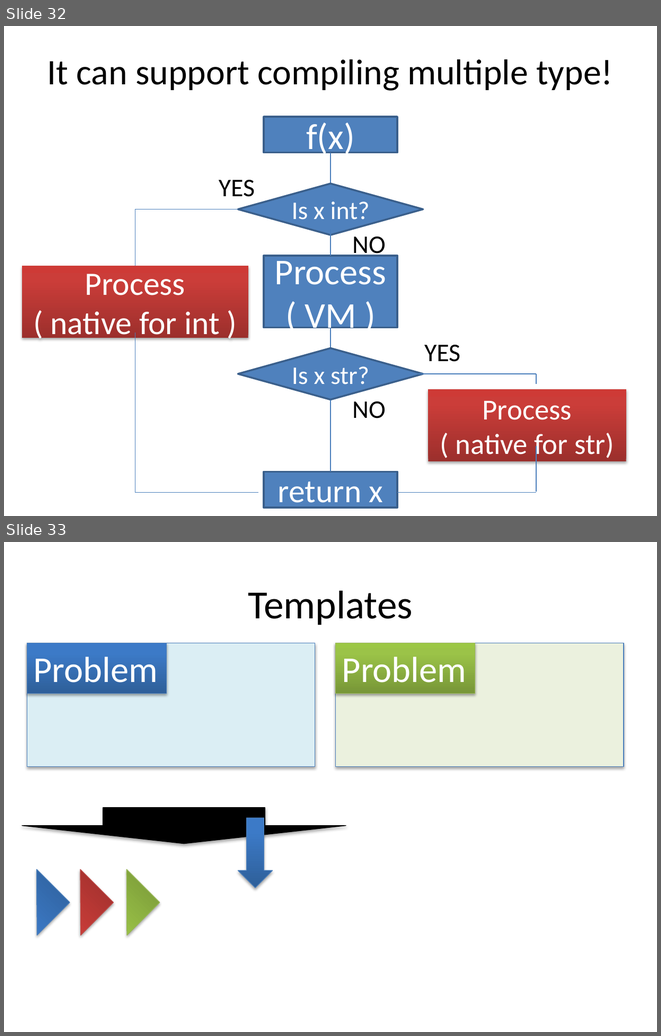
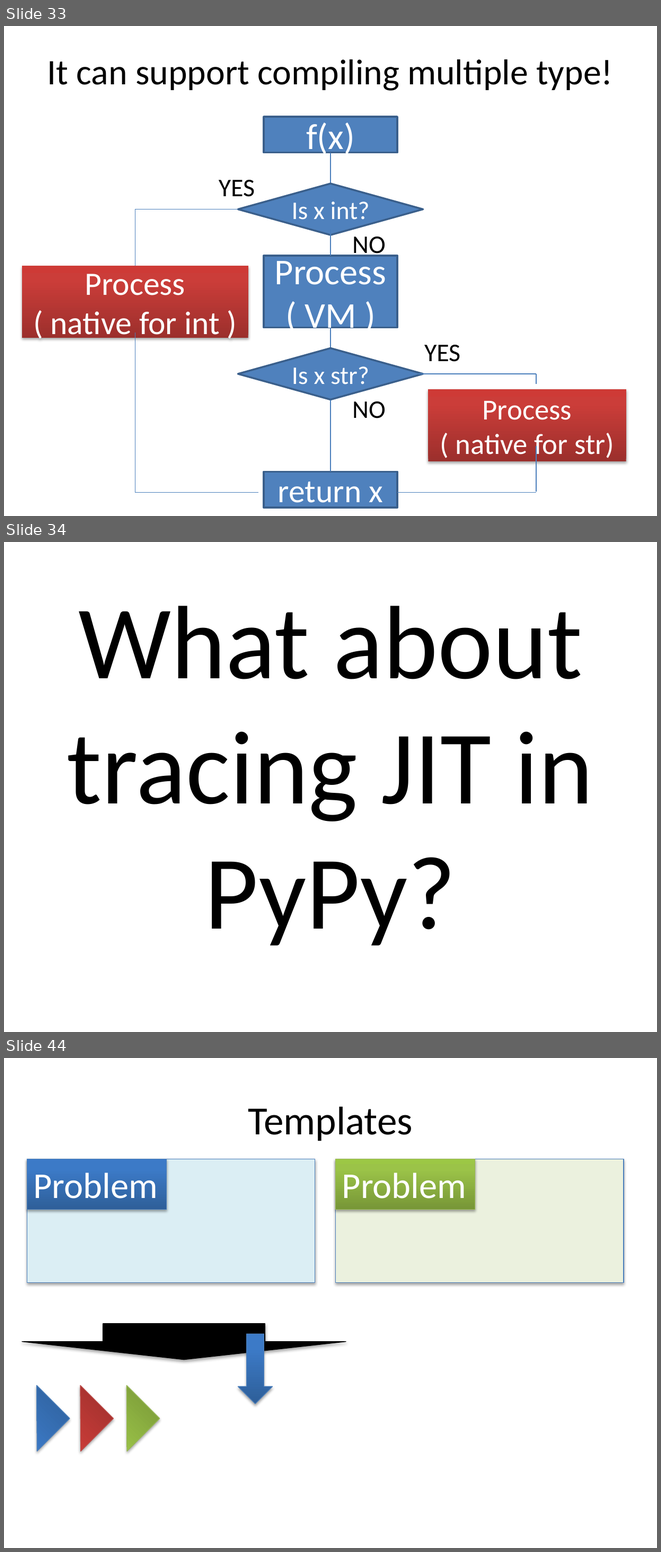
Before and after one commit to ryotaro/pyconjp2012slide, a slide deck: master/Fundamental Technologies Used in PyPy JIT Compiler.pptx. Shown one above the other, each under a label of ours: slides 32 and 33 before the commit, slides 33, 34 and 44 after it; the slides between them are not shown. The pictures are 661x1036 and 661x1552 pixels, drawn with LibreOffice and Linux fonts; fonts in the diff are those of the drawing. Boxes give left, top, right and bottom in pixels: in the first picture for what was removed or moved away, otherwise in the second. Text is boxed around its words. In the diff, an @@ line names an element or a change of style, - is before the commit and + after.

```diff
--- a/master/Fundamental Technologies Used in PyPy JIT Compiler.pptx
+++ b/master/Fundamental Technologies Used in PyPy JIT Compiler.pptx
@@ slide 34 added at (4, 542, 657, 1032), background #FFFFFF @@
@@ title added at (67, 606, 593, 945), 115 pt, text #000000 @@
+What about tracing JIT in PyPy?
@@ what was slide 32 is now slide 33 @@
@@ what was slide 33 is now slide 44 @@
```
Also in this commit, not shown: 10 other slides added.
